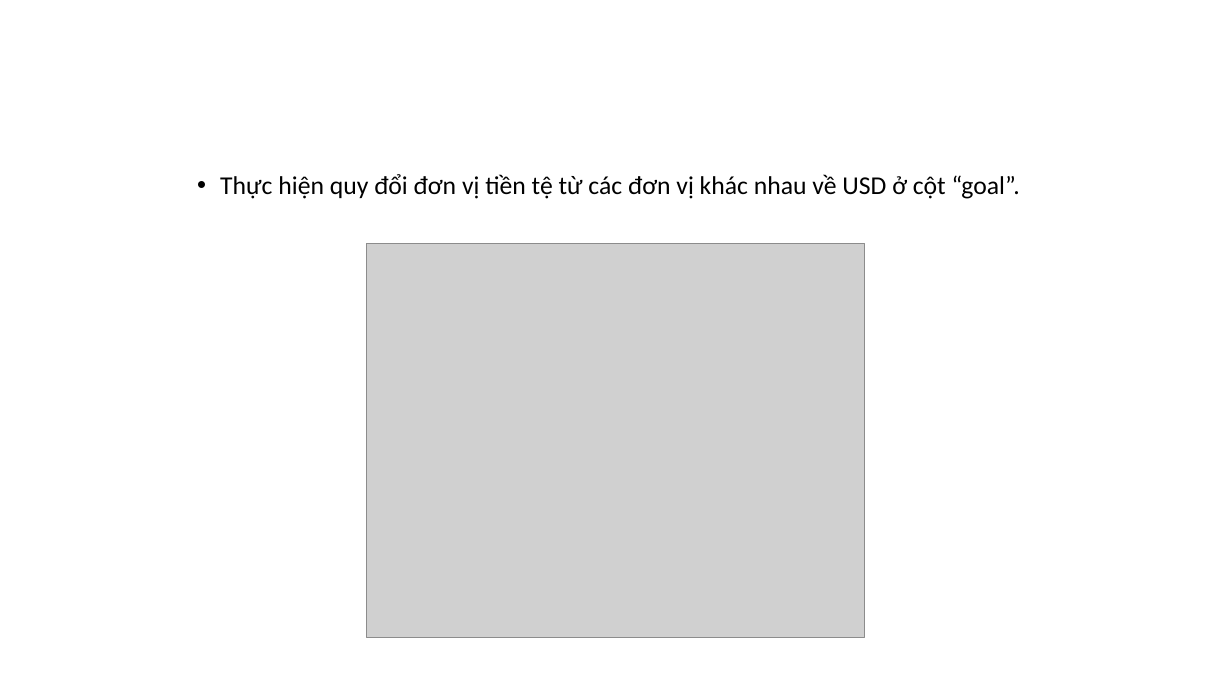
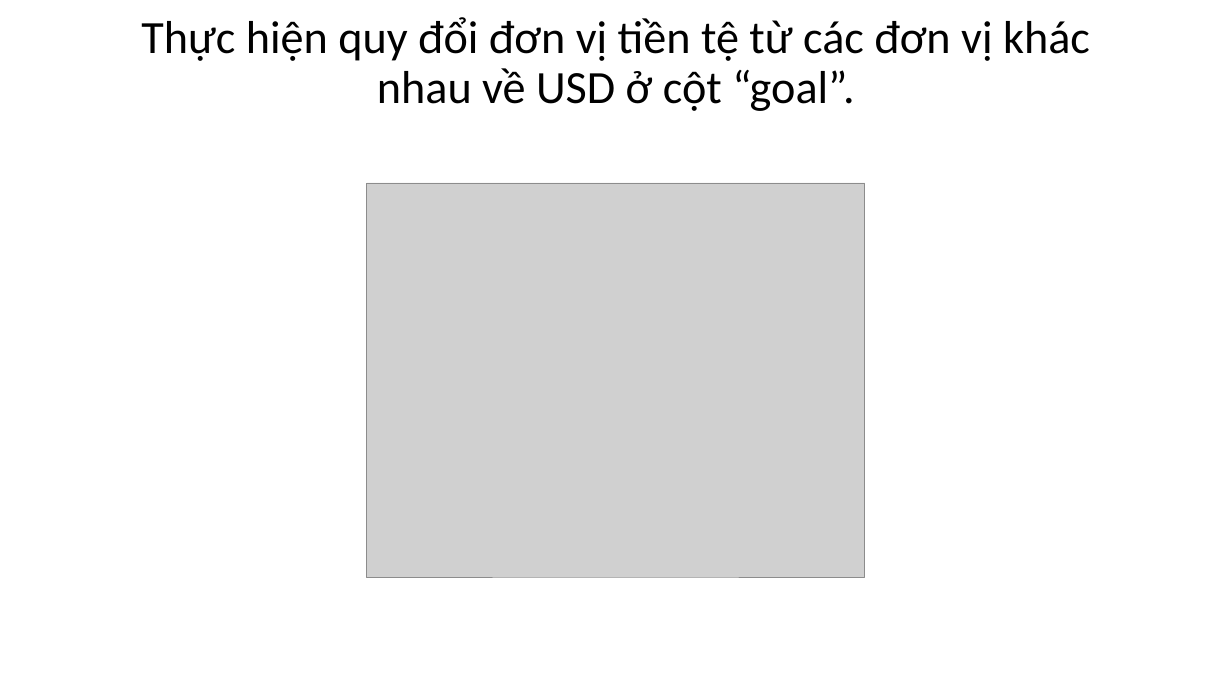
Before and after one commit to XQuyTran/DataScience_Project_HCMUS, a slide deck: slide 17 of presentation/Slide.pptx (slide 18 before the commit). Drawn at 1232x693 pixels with LibreOffice and Linux fonts; fonts in the diff are those of the drawing; grey boxes stand for pictures. Boxes give left, top, right and bottom in pixels: in the first picture for what was removed or moved away, otherwise in the second. Text is boxed around its words. In the diff, an @@ line names an element or a change of style, - is before the commit and + after.

```diff
--- a/presentation/Slide.pptx
+++ b/presentation/Slide.pptx
@@ title "Thực hiện quy đổi đơn ...": place and size @@
-title "Thực hiện quy đổi đơn ..." at [220, 174, 1020, 199]
+title "Thực hiện quy đổi đơn ..." at [141, 17, 1090, 111]
@@ title "Thực hiện quy đổi đơn ..." at [141, 17, 1090, 111]: size 20 to 36 pt; bullet • to none; less space between paragraphs @@
@@ picture: place and size @@
-picture at [367, 243, 865, 637]
+picture at [367, 183, 865, 577]
```
Also in this commit, not shown: 8 other slides changed, 9 slides added, 5 slides removed, 1 other file.
